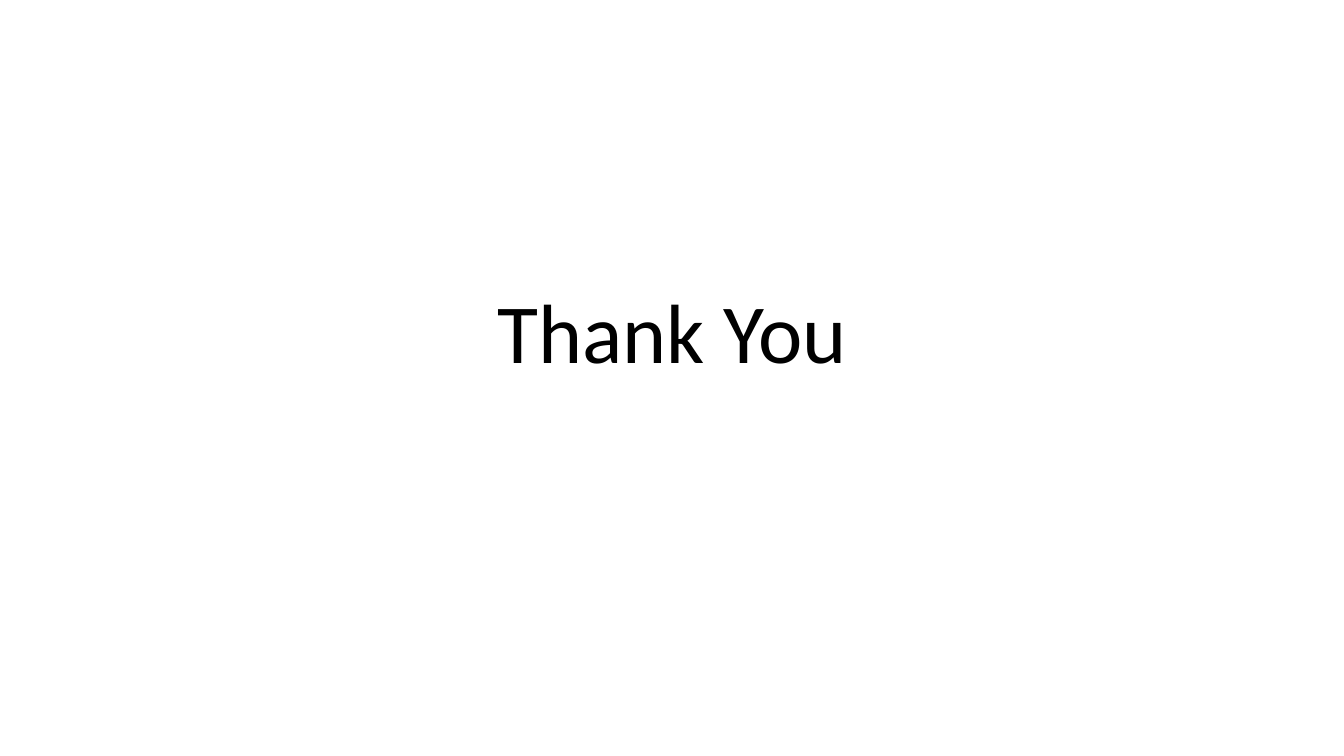
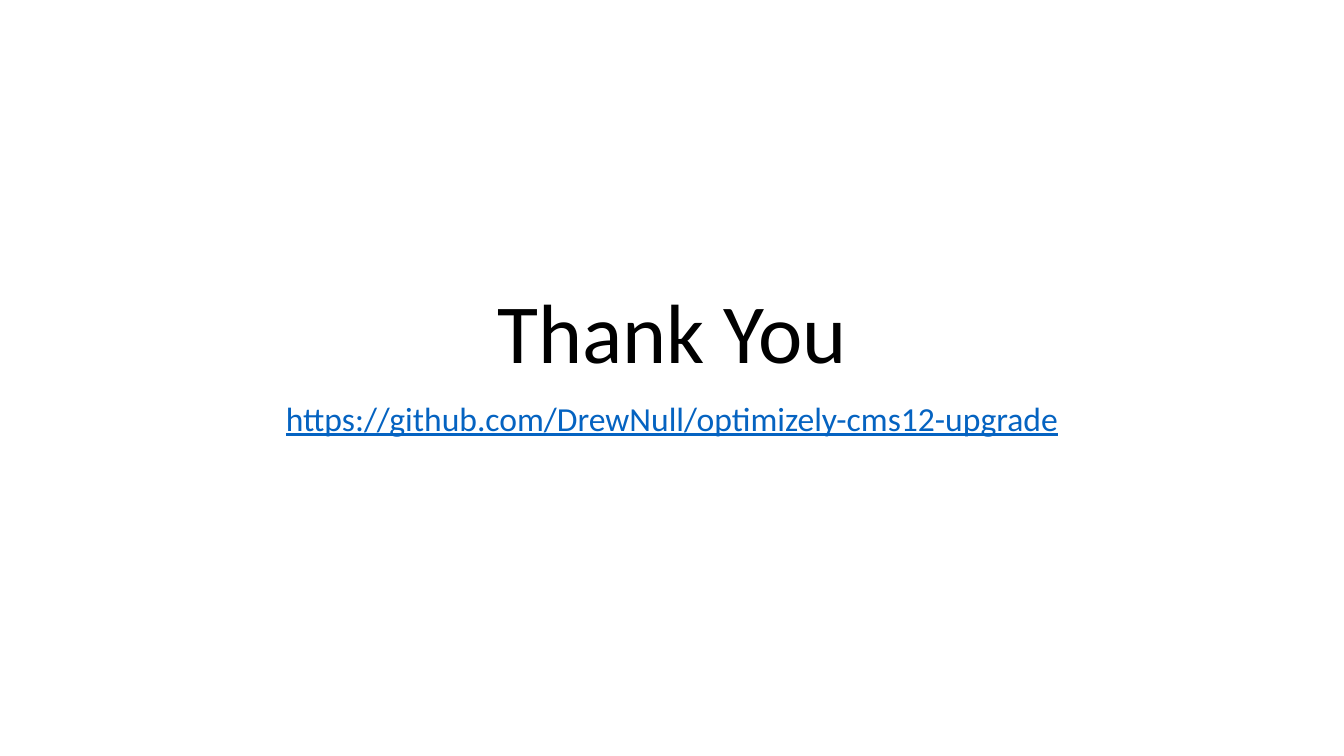
Before and after one commit to DrewNull/optimizely-cms12-upgrade, a slide deck: slide 47 of Presentation--Upgrading-to-CMS-12-and-Commerce-14.pptx. Drawn at 1344x756 pixels with LibreOffice and Linux fonts; fonts in the diff are those of the drawing. Boxes give left, top, right and bottom in pixels: in the first picture for what was removed or moved away, otherwise in the second. Text is boxed around its words. In the diff, an @@ line names an element or a change of style, - is before the commit and + after.

```diff
--- a/Presentation--Upgrading-to-CMS-12-and-Commerce-14.pptx
+++ b/Presentation--Upgrading-to-CMS-12-and-Commerce-14.pptx
@@ subtitle added at (286,407,1058,437), 24 pt, text #0563C1, underline @@
+https://github.com/DrewNull/optimizely-cms12-upgrade
```
Also in this commit, not shown: 1 other slide changed.
